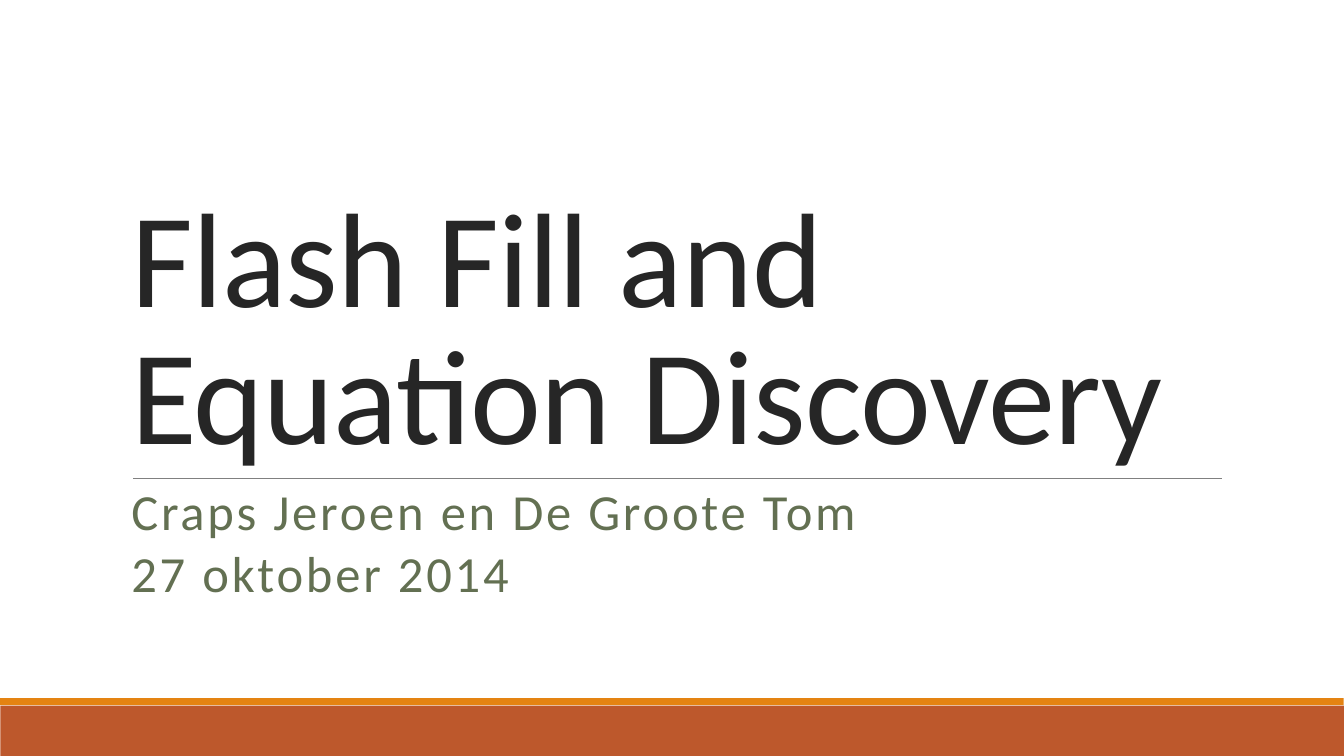
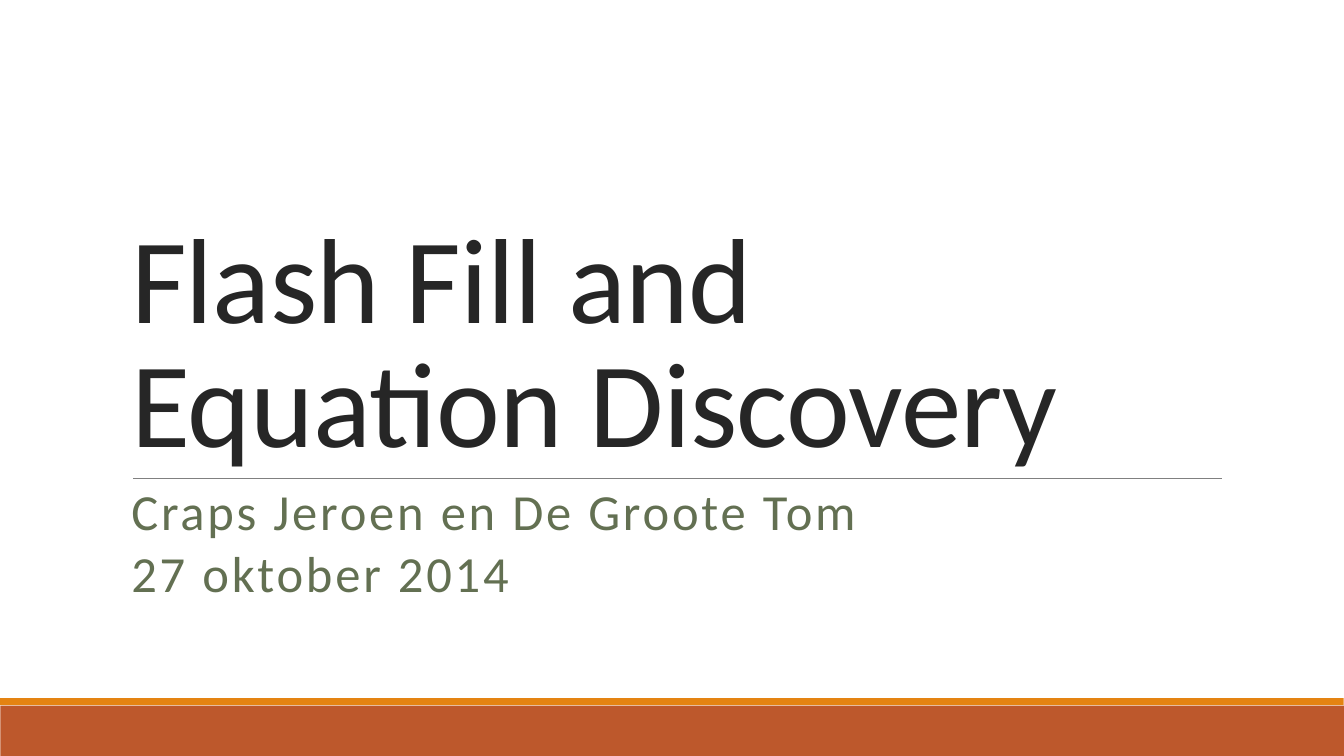
Before and after one commit to TomDeGroote/Bachelorproef, a slide deck: slide 1 of Opdracht 2/Jeroen/Literatuurstudie_Jeroen.pptx. Drawn at 1344x756 pixels with LibreOffice and Linux fonts; fonts in the diff are those of the drawing. Boxes give left, top, right and bottom in pixels: in the first picture for what was removed or moved away, otherwise in the second. Text is boxed around its words. In the diff, an @@ line names an element or a change of style, - is before the commit and + after.

```diff
--- a/Opdracht 2/Jeroen/Literatuurstudie_Jeroen.pptx
+++ b/Opdracht 2/Jeroen/Literatuurstudie_Jeroen.pptx
@@ title "Flash Fill and Equation Discovery" at (x1=131, y1=239, x2=1057, y2=467): size 96 to 86.4 pt @@
```
Also in this commit, not shown: 5 other slides changed, 3 slides added, 2 slides removed, 1 other file.
